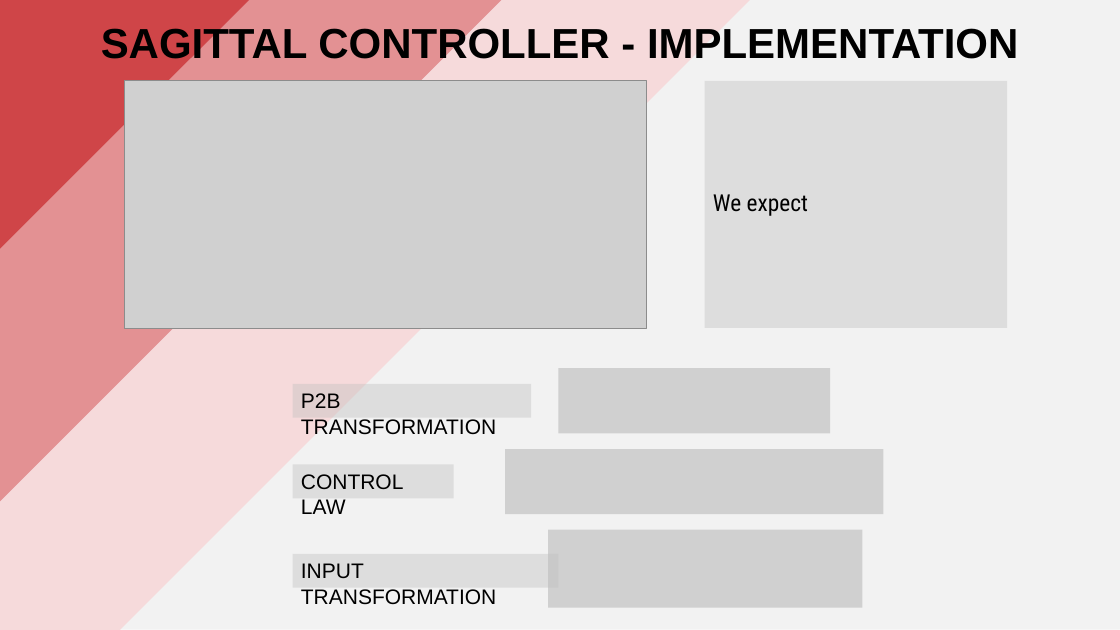
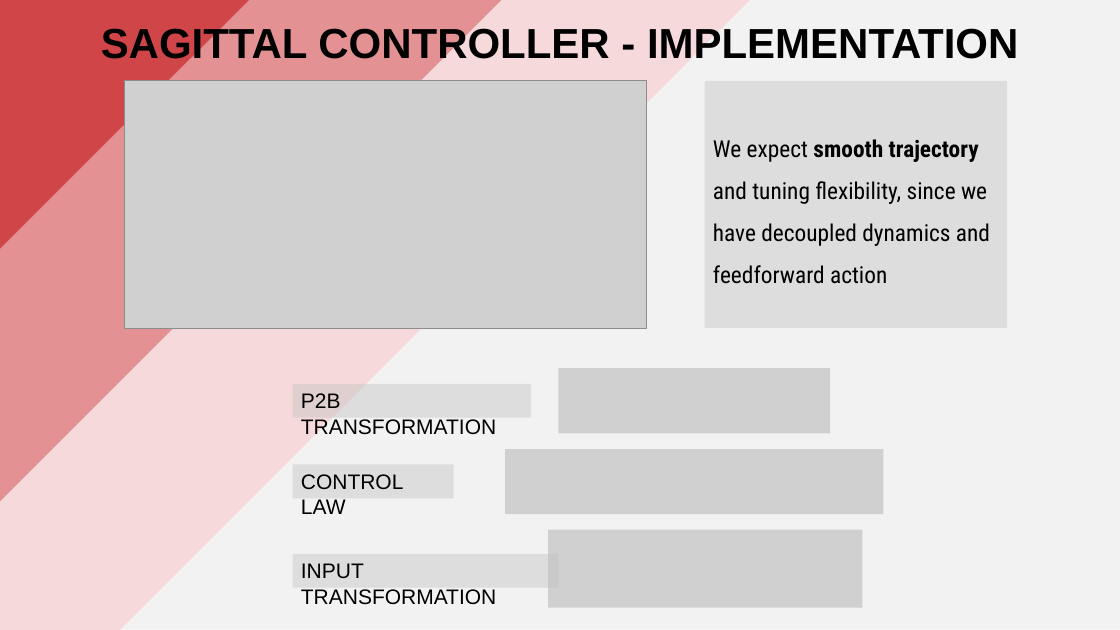
Before and after one commit to PippoGot/R-C2, a slide deck: slide 22 of documentation/presentation.pptx. Drawn at 1120x630 pixels with LibreOffice and Linux fonts; fonts in the diff are those of the drawing; grey boxes stand for pictures. Boxes give left, top, right and bottom in pixels: in the first picture for what was removed or moved away, otherwise in the second. Text is boxed around its words. In the diff, an @@ line names an element or a change of style, - is before the commit and + after.

```diff
--- a/documentation/presentation.pptx
+++ b/documentation/presentation.pptx
@@ text in rectangle at (x1=713, y1=139, x2=990, y2=284): text changed @@
-We expect
+We expect smooth trajectory and tuning flexibility, since we have decoupled dynamics and feedforward action
```
Also in this commit, not shown: 8 other slides changed, 6 other files.
